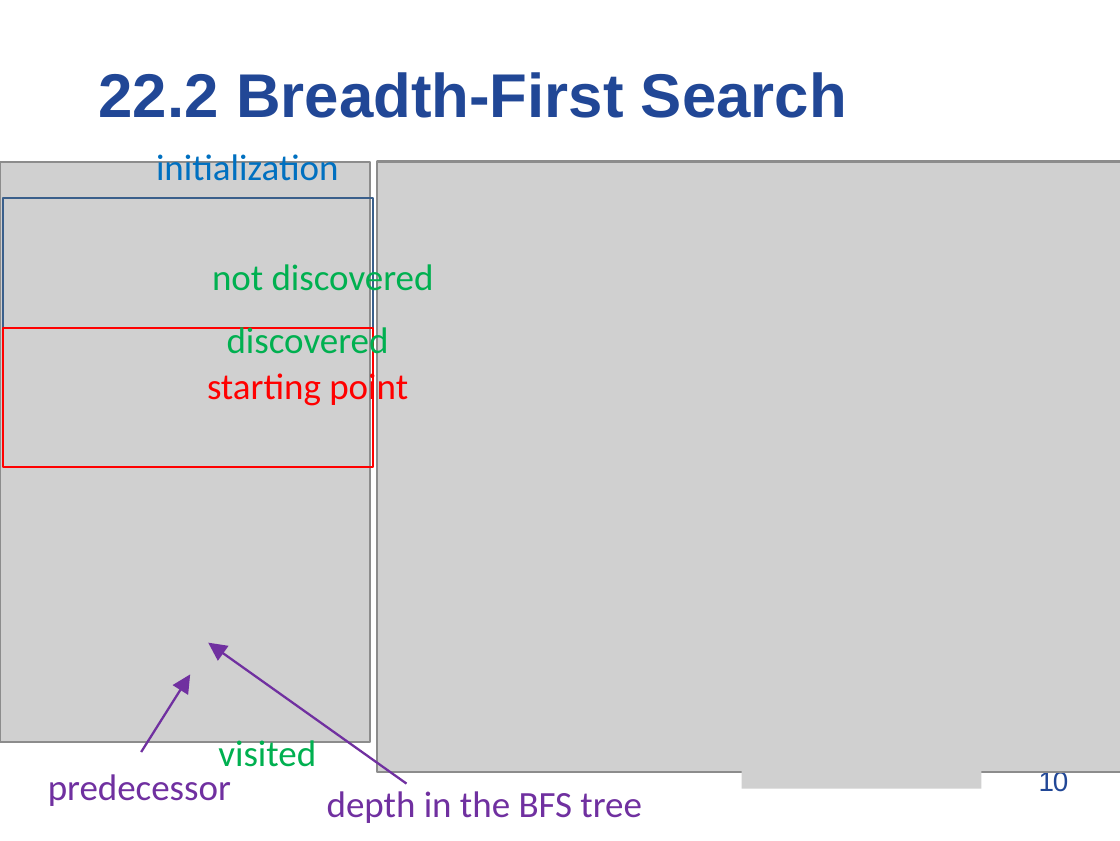
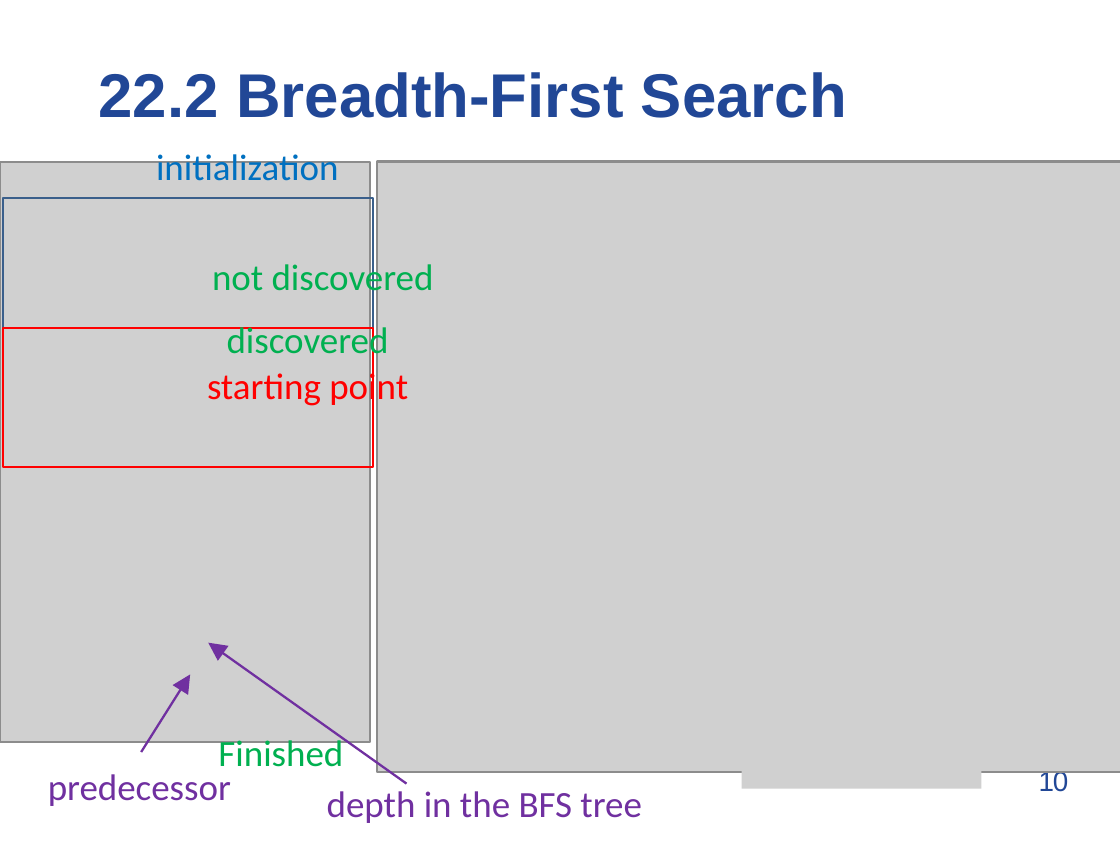
Before and after one commit to mskwon1/2019-2, a slide deck: slide 10 of 알고리즘/lecture11GraphAlgorithms.pptx. Drawn at 1120x841 pixels with LibreOffice and Linux fonts; fonts in the diff are those of the drawing; grey boxes stand for pictures. Boxes give left, top, right and bottom in pixels: in the first picture for what was removed or moved away, otherwise in the second. Text is boxed around its words. In the diff, an @@ line names an element or a change of style, - is before the commit and + after.

```diff
--- a/알고리즘/lecture11GraphAlgorithms.pptx
+++ b/알고리즘/lecture11GraphAlgorithms.pptx
@@ text at (x1=218, y1=735, x2=343, y2=767): text changed @@
-visited
+Finished
```
Also in this commit, not shown: 3 other slides changed, 5 slides added, 1 slide removed, 13 other files.
